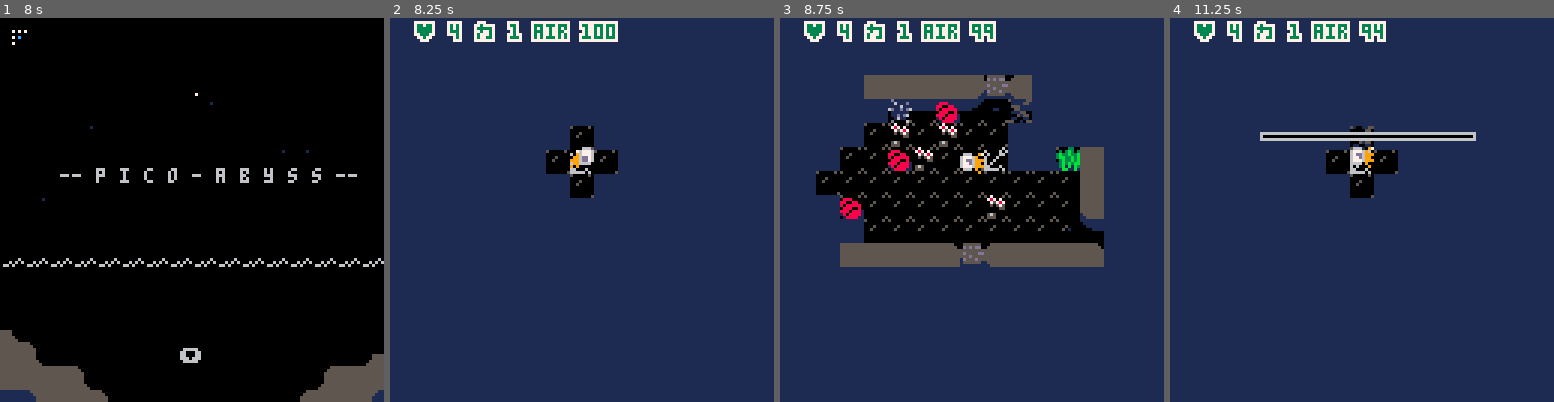
Above: before the commit, frames 1-4 (left to right).
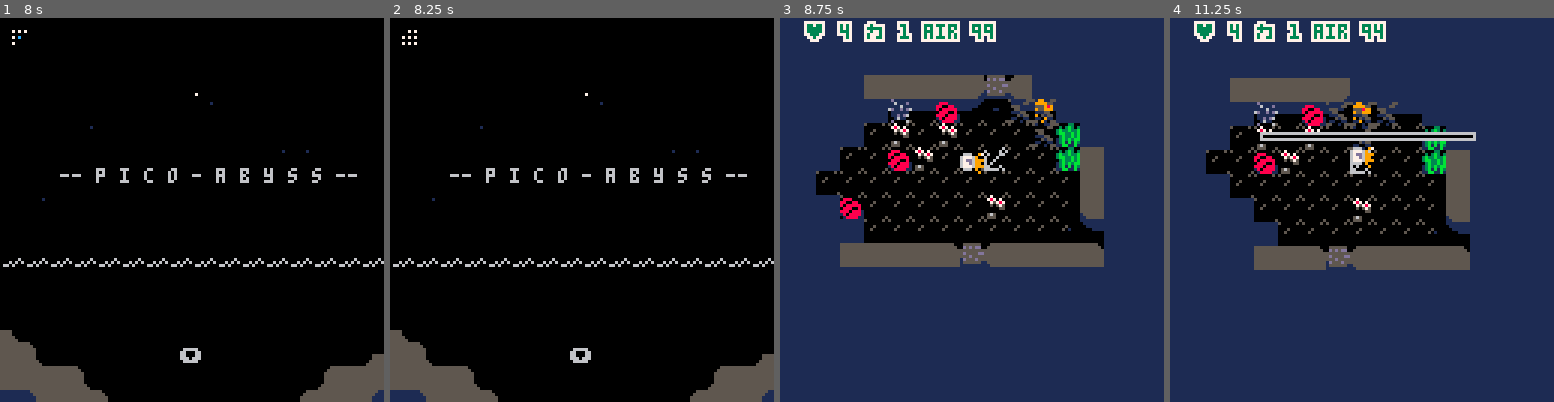
Above: after the commit, the same moments.

Repository: chebastian/picoabyss
Game: PICO-8 cartridge rouge.p8
The game is run twice, just before and just after one commit, with the same random seed, the same clock (stepped at 60 frames per second) and the same inputs.
Inputs:
- Up to frame 1 (8 s): tap X (X key) at 0.33, 1.07, 1.85, 2.97, 4.08, 5.2, 6.32, 7.43 s; tap O (Z key) at 0.7, 1.7, 2.1, 2.5, 2.9, 3.3, 3.7, 4.1, 4.5, 4.9, 5.3, 5.7, 6.1, 6.5, 6.9, 7.3, 7.7 s; hold Right 1.6-2.1 s; hold Up 2.15-2.42 s; hold Right 2.47-3.03 s; hold Left 3.08-3.58 s; hold Down 3.63-3.97 s; hold Right 4.02-4.68 s; hold Up 4.73-5.03 s; hold Left 5.08-5.68 s; hold Down 5.73-6.03 s; hold Right 6.08-6.58 s; hold Right 6.63-7.13 s; hold Up 7.18-7.45 s; hold Right from 7.5 s (still down)
- Up to frame 2 (8.25 s): release Right at 8.07 s; tap O (Z key) at 8.1 s; hold Left from 8.12 s (still down)
- Up to frame 3 (8.75 s): tap O (Z key) at 8.5 s; tap X (X key) at 8.55 s; release Left at 8.62 s; hold Down from 8.67 s (still down)
- Up to frame 4 (11.25 s): tap O (Z key) every 0.4 s from 8.9 to 10.9 s; release Down at 9 s; hold Right 9.05-9.72 s; tap X (X key) at 9.67, 10.78 s; hold Up 9.77-10.07 s; hold Left 10.12-10.72 s; hold Down 10.77-11.07 s; hold Right from 11.12 s (still down)

Frame 1 is identical in both runs. In frame 2, 98% of the frame differs, in the area x 0-100%, y 0-100%; in frame 3, 2.1%; in frame 4, 22%.

Commit message:
make anchor seethrough

Diff:
--- a/rouge.p8
+++ b/rouge.p8
@@ -325,7 +325,7 @@
 
 
 __gff__
-0005000000000000000d000b00030003000000140000000000000003000b030300010101000000000004000000030000000100000000000000000500000000000000000004000b001400140000000000000000000400000014002400000000000000000000000000000000000000000000000000000000000000000000000000
+0005000000000000000d000b00030003000000140000000000000003000b030300010101000000000004000000030000000100000000000000000500000000000000000004000b001400140000000000000000000400000014002200000000000000000000000000000000000000000000000000000000000000000000000000
 0000000005000000000000000000000005050000000d0d0000000000000000000000050004000000000000000000000005000505000500050500000000000000000000000000000808080000000000000000000000000000000000000000040c0c0c000000000000000000000000000000000000000000000000000008080808
 __map__
 0000000000000000000000000000000005050505050505050505050505050000000000000000000000000000000000000000000000000000000000000000000000000000000000000000000000000000000000000000000000000000000000000000000000000000000000000000000000000000000000000000000000000000
Not shown, changed: todo.md
